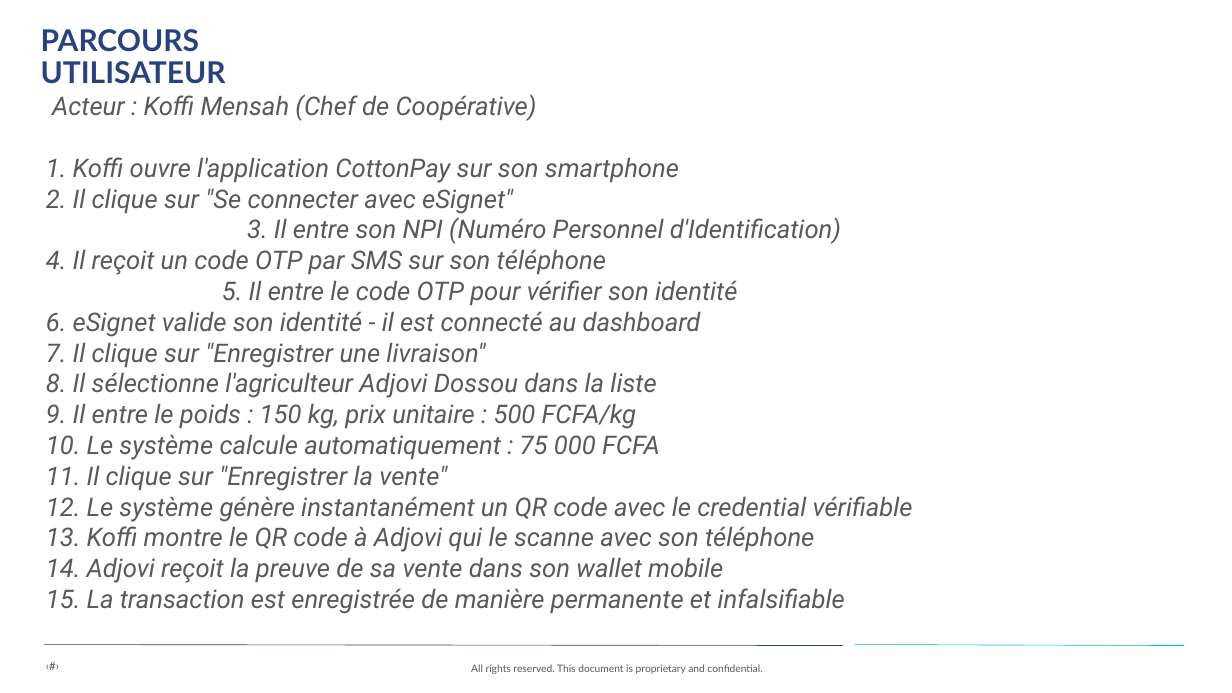
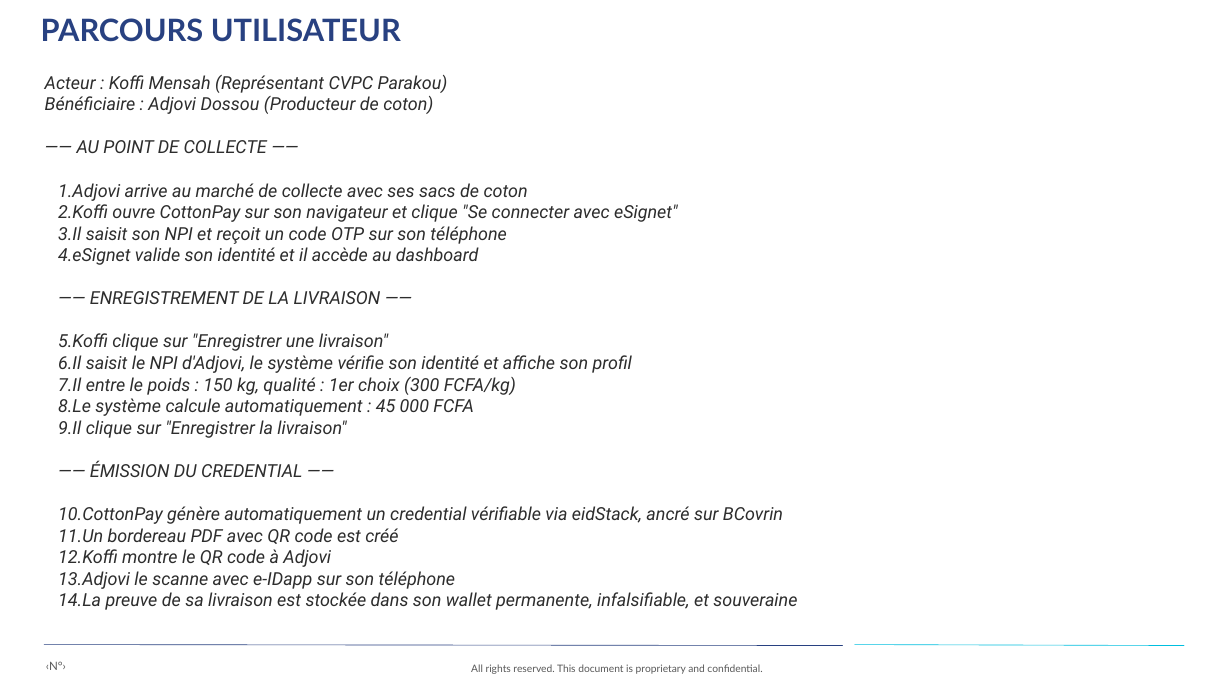
Before and after one commit to Bsh54/EVOLUTICS-did-hackathon, a slide deck: slide 8 of EVOLUTICS-presentation.pptx (slide 7 before the commit). Drawn at 1232x693 pixels with LibreOffice and Linux fonts; fonts in the diff are those of the drawing. Boxes give left, top, right and bottom in pixels: in the first picture for what was removed or moved away, otherwise in the second. Text is boxed around its words. In the diff, an @@ line names an element or a change of style, - is before the commit and + after.

```diff
--- a/EVOLUTICS-presentation.pptx
+++ b/EVOLUTICS-presentation.pptx
@@ text "PARCOURS UTILISATEUR" moved from (x1=41, y1=29, x2=226, y2=84) to (x1=41, y1=18, x2=401, y2=42) @@
@@ text "PARCOURS UTILISATEUR" at (x1=41, y1=18, x2=401, y2=42): size 35 to 36 pt; line spacing 37.8pt to 56.7pt @@
@@ text at (x1=45, y1=75, x2=797, y2=610): text changed; size 30 to 21 pt; text colour #595959 to #2D2D2D @@
-Acteur : Koffi Mensah (Chef de Coopérative)
-1. Koffi ouvre l'application CottonPay sur son smartphone
-2. Il clique sur "Se connecter avec eSignet" 3. Il entre son NPI (Numéro Personnel d'Identification)
-4. Il reçoit un code OTP par SMS sur son téléphone 5. Il entre le code OTP pour vérifier son identité
-6. eSignet valide son identité - il est connecté au dashboard
-7. Il clique sur "Enregistrer une livraison"
-8. Il sélectionne l'agriculteur Adjovi Dossou dans la liste
-9. Il entre le poids : 150 kg, prix unitaire : 500 FCFA/kg
-10. Le système calcule automatiquement : 75 000 FCFA
-11. Il clique sur "Enregistrer la vente"
-12. Le système génère instantanément un QR code avec le credential vérifiable
-13. Koffi montre le QR code à Adjovi qui le scanne avec son téléphone
-14. Adjovi reçoit la preuve de sa vente dans son wallet mobile
-15. La transaction est enregistrée de manière permanente et infalsifiable
+Acteur : Koffi Mensah (Représentant CVPC Parakou)
+Bénéficiaire : Adjovi Dossou (Producteur de coton)
+—— AU POINT DE COLLECTE ——
+  1. Adjovi arrive au marché de collecte avec ses sacs de coton
+  2. Koffi ouvre CottonPay sur son navigateur et clique "Se connecter avec eSignet"
+  3. Il saisit son NPI et reçoit un code OTP sur son téléphone
+  4. eSignet valide son identité et il accède au dashboard
+  —— ENREGISTREMENT DE LA LIVRAISON ——
+  1. Koffi clique sur "Enregistrer une livraison"
+  2. Il saisit le NPI d'Adjovi, le système vérifie son identité et affiche son profil
+  3. Il entre le poids : 150 kg, qualité : 1er choix (300 FCFA/kg)
+  4. Le système calcule automatiquement : 45 000 FCFA
+  5. Il clique sur "Enregistrer la livraison"
+  —— ÉMISSION DU CREDENTIAL ——
+  1. CottonPay génère automatiquement un credential vérifiable via eidStack, ancré sur BCovrin
+  2. Un bordereau PDF avec QR code est créé
+  3. Koffi montre le QR code à Adjovi
+  4. Adjovi le scanne avec e-IDapp sur son téléphone
+  5. La preuve de sa livraison est stockée dans son wallet permanente, infalsifiable, et souveraine
@@ text at (x1=46, y1=661, x2=66, y2=670): text changed @@
-‹#›
+‹N°›
```
Also in this commit, not shown: 6 other slides changed, 5 slides added, 3 slides removed, 1 other file.
